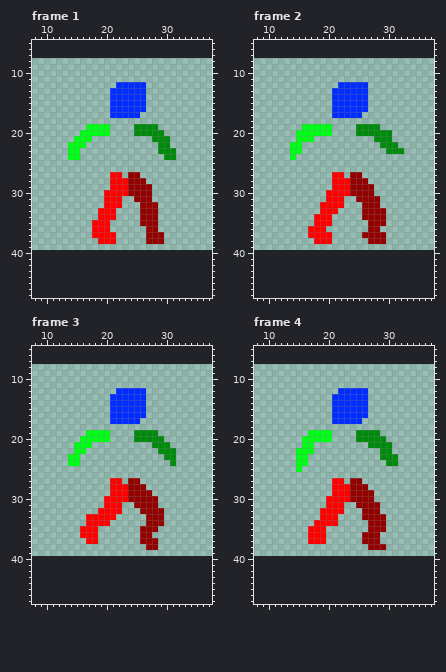
Pixel-art file, stored at resources/player_fall.ase. Above, as it was before the edit.
32x32 pixels, 4 frames. Shown: frame 1: x 8..37, y 5..47; frame 2: x 8..37, y 5..47; frame 3: x 8..37, y 5..47; frame 4: x 8..37, y 5..47. The old version is drawn lined up with the new one, on the new canvas.
After:
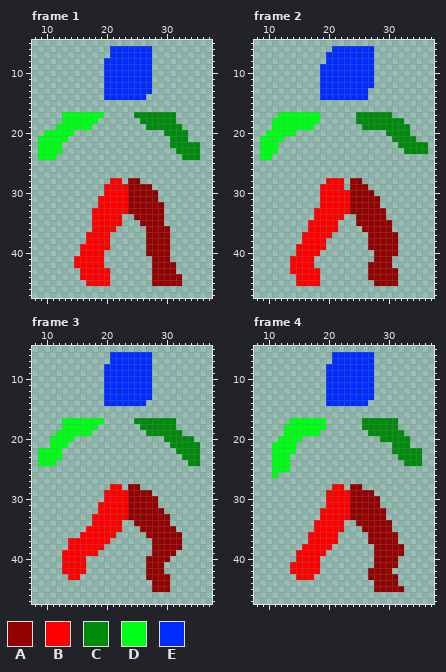
Palette (. is transparent): A #930000  B #ff0000  C #008b0c  D #00ff16  E #002cff
Message: Sized up player by 1.5x to make pests look smaller
Difference:
canvas 32x32 -> 48x48, the old top-left corner now at 8,8
--- frame 1
@@ x 8..37 @@
  5 ..............................
- 6 ..............................
- 7 ..............................
- 8 ..............................
- 9 ..............................
-10 ..............................
-11 ..............................
-12 ..............EEEEE...........
-13 .............EEEEEE...........
-14 .............EEEEEE...........
-15 .............EEEEEE...........
-16 .............EEEEEE...........
-17 .............EEEEE............
-18 ..............................
-19 .........DDDD....CCCC.........
-20 ........DDDDD....CCCCC........
-21 .......DDD..........CCC.......
-22 ......DDD............CC.......
-23 ......DD.............CCC......
-24 ......DD..............CC......
+ 6 .............EEEEEEE..........
+ 7 .............EEEEEEE..........
+ 8 ............EEEEEEEE..........
+ 9 ............EEEEEEEE..........
+10 ............EEEEEEEE..........
+11 ............EEEEEEEE..........
+12 ............EEEEEEEE..........
+13 ............EEEEEEEE..........
+14 ............EEEEEEE...........
+15 ..............................
+16 ..............................
+17 .....DDDDDDD.....CCCCCCC......
+18 .....DDDDDD.......CCCCCC......
+19 ....DDDDDD.........CCCCCC.....
+20 ..DDDDD...............CCCC....
+21 .DDDDD.................CCC....
+22 .DDDD..................CCCCC..
+23 .DDDD...................CCCC..
+24 .DDD.....................CCC..
 25 ..............................
 26 ..............................
-27 .............BB.AA............
-28 .............BBBAAA...........
-29 .............BBBAAAA..........
-30 ............BBBBAAAA..........
-31 ............BBB..AAA..........
-32 ............BBB...AAA.........
-33 ...........BBB....AAA.........
-34 ...........BBB....AAA.........
-35 ..........BBB.....AAA.........
-36 ..........BBB......AA.........
-37 ..........BBBB.....AAA........
-38 ...........BBB.....AAA........
-39 ..............................
-40 ..............................
-41 ..............................
-42 ..............................
-43 ..............................
-44 ..............................
-45 ..............................
+27 ..............................
+28 .............BB.AA............
+29 ............BBBBAAAA..........
+30 ............BBBBAAAAA.........
+31 ...........BBBBBAAAAA.........
+32 ...........BBBBBAAAAAA........
+33 ..........BBBBBBAAAAAA........
+34 ..........BBBBB..AAAAA........
+35 ..........BBBBB...AAAA........
+36 ..........BBBB.....AAAA.......
+37 .........BBBB......AAAA.......
+38 .........BBBB......AAAA.......
+39 ........BBBBB......AAAA.......
+40 ........BBBB.......AAAA.......
+41 .......BBBBB........AAA.......
+42 .......BBBBB........AAAA......
+43 ........BBBBB.......AAAA......
+44 ........BBBBB.......AAAAA.....
+45 .........BBBB.......AAAAA.....
 46 ..............................
--- frame 2
@@ x 8..37 @@
  5 ..............................
- 6 ..............................
- 7 ..............................
- 8 ..............................
- 9 ..............................
-10 ..............................
-11 ..............................
-12 ..............EEEEE...........
-13 .............EEEEEE...........
-14 .............EEEEEE...........
-15 .............EEEEEE...........
-16 .............EEEEEE...........
-17 .............EEEEE............
-18 ..............................
-19 ........DDDDD....CCCC.........
-20 .......DDDDDD....CCCCCC.......
-21 .......DDD..........CCC.......
-22 ......DD.............CCC......
-23 ......DD..............CCC.....
-24 ......D.......................
+ 6 .............EEEEEEE..........
+ 7 ............EEEEEEEE..........
+ 8 ............EEEEEEEE..........
+ 9 ...........EEEEEEEEE..........
+10 ...........EEEEEEEEE..........
+11 ...........EEEEEEEEE..........
+12 ...........EEEEEEEEE..........
+13 ...........EEEEEEEE...........
+14 ...........EEEEEEEE...........
+15 ..............................
+16 ..............................
+17 ....DDDDDDD......CCCCCC.......
+18 ...DDDDDDDD......CCCCCCCC.....
+19 ...DDDDDDD........CCCCCCCC....
+20 ..DDDDD...............CCCC....
+21 .DDDD..................CCCC...
+22 .DDD....................CCCCC.
+23 .DDD.....................CCCC.
+24 .DD...........................
 25 ..............................
 26 ..............................
-27 .............BB.AA............
-28 .............BBBAAA...........
-29 .............BBBAAAA..........
-30 ............BBBBAAAA..........
-31 ............BBB..AAAA.........
-32 ...........BBBB...AAA.........
-33 ...........BBB....AAAA........
-34 ..........BBB.....AAAA........
-35 ..........BBB......AAA........
-36 .........BBB.......AA.........
-37 .........BBBB.....AAAA........
-38 ..........BBB......AAA........
-39 ..............................
-40 ..............................
-41 ..............................
-42 ..............................
-43 ..............................
-44 ..............................
-45 ..............................
+27 ..............................
+28 ............BBB.AA............
+29 ...........BBBB.AAA...........
+30 ...........BBBBBAAAA..........
+31 ...........BBBBBAAAAA.........
+32 ...........BBBBBAAAAA.........
+33 ..........BBBBBBAAAAAA........
+34 ..........BBBBB..AAAAA........
+35 .........BBBBB...AAAAAA.......
+36 .........BBBBB....AAAAA.......
+37 ........BBBBB......AAAAA......
+38 ........BBBB.......AAAAA......
+39 .......BBBBB.......AAAAA......
+40 .......BBBB.........AAAA......
+41 ......BBBB..........AAA.......
+42 ......BBBB.........AAAA.......
+43 ......BBBBB........AAAAA......
+44 .......BBBB........AAAAA......
+45 .......BBBB.........AAAA......
 46 ..............................
--- frame 3
@@ x 8..37 @@
  5 ..............................
- 6 ..............................
- 7 ..............................
- 8 ..............................
- 9 ..............................
-10 ..............................
-11 ..............................
-12 ..............EEEEE...........
-13 .............EEEEEE...........
-14 .............EEEEEE...........
-15 .............EEEEEE...........
-16 .............EEEEEE...........
-17 .............EEEEE............
-18 ..............................
-19 .........DDDD....CCCC.........
-20 ........DDDDD....CCCCC........
-21 .......DDD..........CCC.......
-22 .......DD............CCC......
-23 ......DD..............CC......
-24 ......DD...............C......
+ 6 .............EEEEEEE..........
+ 7 .............EEEEEEE..........
+ 8 ............EEEEEEEE..........
+ 9 ............EEEEEEEE..........
+10 ............EEEEEEEE..........
+11 ............EEEEEEEE..........
+12 ............EEEEEEEE..........
+13 ............EEEEEEEE..........
+14 ............EEEEEEE...........
+15 ..............................
+16 ..............................
+17 .....DDDDDDD.....CCCCCCC......
+18 .....DDDDDD.......CCCCCC......
+19 ....DDDDDD.........CCCCCC.....
+20 ...DDDD...............CCCCC...
+21 ...DDD.................CCCCC..
+22 .DDDD...................CCCC..
+23 .DDDD....................CCC..
+24 .DDD......................CC..
 25 ..............................
 26 ..............................
-27 .............BB.AA............
-28 .............BBBAAA...........
-29 .............BBBAAAA..........
+27 ..............................
+28 .............BB.AA............
+29 ............BBBBAAAA..........
 30 ............BBBBAAAAA.........
-31 ............BBB..AAAA.........
-32 ...........BBBB...AAAA........
-33 .........BBBBB.....AAA........
-34 .........BBBB......AAA........
-35 ........BBB.......AAA.........
-36 ........BBB.......AA..........
-37 .........BB.......AAA.........
-38 ...................AA.........
-39 ..............................
-40 ..............................
-41 ..............................
-42 ..............................
-43 ..............................
-44 ..............................
-45 ..............................
+31 ...........BBBBBAAAAA.........
+32 ...........BBBBBAAAAAA........
+33 ..........BBBBBBAAAAAAA.......
+34 ..........BBBBB..AAAAAA.......
+35 .........BBBBBB...AAAAAA......
+36 ........BBBBBB.....AAAAAA.....
+37 ......BBBBBBB.......AAAAA.....
+38 ......BBBBBB........AAAAA.....
+39 .....BBBBBB.........AAAA......
+40 .....BBBB..........AAAA.......
+41 .....BBBB..........AAA........
+42 .....BBBB..........AAA........
+43 ......BB...........AAAA.......
+44 ....................AAA.......
+45 ....................AAA.......
 46 ..............................
--- frame 4
@@ x 8..37 @@
  5 ..............................
- 6 ..............................
- 7 ..............................
- 8 ..............................
- 9 ..............................
-10 ..............................
-11 ..............................
-12 ..............EEEEE...........
-13 .............EEEEEE...........
-14 .............EEEEEE...........
-15 .............EEEEEE...........
-16 .............EEEEEE...........
-17 .............EEEEE............
-18 ..............................
-19 .........DDDD....CCCC.........
-20 ........DDDDD....CCCCC........
-21 ........DD.........CCCC.......
-22 .......DDD...........CC.......
-23 .......DD............CCC......
-24 .......DD.............CC......
-25 .......D......................
-26 ..............................
-27 .............BB.AA............
-28 .............BBBAAA...........
-29 .............BBBAAAA..........
-30 ............BBBBAAAA..........
-31 ............BBB..AAAA.........
-32 ...........BBBB...AAA.........
-33 ...........BBB....AAAA........
-34 ..........BBBB.....AAA........
-35 .........BBB.......AAA........
-36 .........BBB......AAA.........
-37 .........BBB......AAA.........
-38 ...................AAA........
-39 ..............................
-40 ..............................
-41 ..............................
-42 ..............................
-43 ..............................
-44 ..............................
-45 ..............................
+ 6 .............EEEEEEE..........
+ 7 .............EEEEEEE..........
+ 8 ............EEEEEEEE..........
+ 9 ............EEEEEEEE..........
+10 ............EEEEEEEE..........
+11 ............EEEEEEEE..........
+12 ............EEEEEEEE..........
+13 ............EEEEEEEE..........
+14 ............EEEEEEE...........
+15 ..............................
+16 ..............................
+17 ......DDDDDD......CCCCCC......
+18 .....DDDDDDD......CCCCCC......
+19 .....DDDDDD........CCCCCC.....
+20 ....DDDD.............CCCCC....
+21 ...DDDD................CCC....
+22 ...DDDD................CCCCC..
+23 ...DDD..................CCCC..
+24 ...DDD...................CCC..
+25 ...DDD........................
+26 ...D..........................
+27 ..............................
+28 .............BB.AA............
+29 ............BBBBAAAA..........
+30 ............BBBBAAAAA.........
+31 ............BBBBAAAAA.........
+32 ...........BBBBBAAAAAA........
+33 ...........BBBBBAAAAAA........
+34 ..........BBBBB..AAAAAA.......
+35 ..........BBBBB...AAAAA.......
+36 .........BBBBB.....AAAAA......
+37 .........BBBBB.....AAAAA......
+38 ........BBBBB.......AAAAA.....
+39 .......BBBBB........AAAAA.....
+40 .......BBBB.........AAAA......
+41 ......BBBBB.........AAAA......
+42 ......BBBBB........AAAA.......
+43 .......BBB.........AAAAA......
+44 ....................AAAA......
+45 ....................AAAAA.....
 46 ..............................
